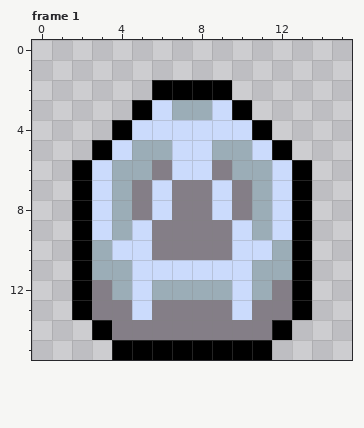
Pixel-art file: Assets/Game/Art/Sprites/Crystal.aseprite. Above is the file before it was changed.
16x16 pixels, 1 frame. Shown: frame 1. The commit also changed other frames, which this record leaves out.
After:
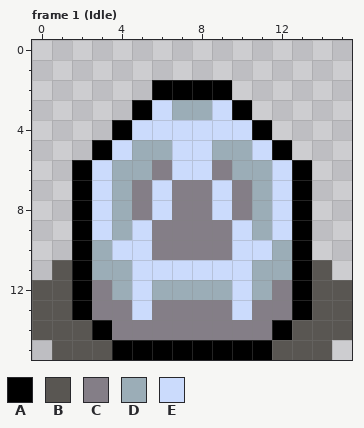
Palette (. is transparent): A #000000  B #595652  C #847e87  D #9badb7  E #cbdbfc
Commit: ✨ Play break animation
The edit:
Frame 1 (Idle), layer "Ball":
The author put colour B in row 11 at x 1 and 14; in rows 12 to 13 at x 0 to 1 and 14 to 15; in row 14 at x 0 to 2 and 13 to 15; in row 15 at x 1 to 3 and 12 to 14.
Where, in picture pixels (left, top, right, bottom), the same in both pictures:
added: (32, 260, 112, 360)
added: (272, 260, 352, 360)
